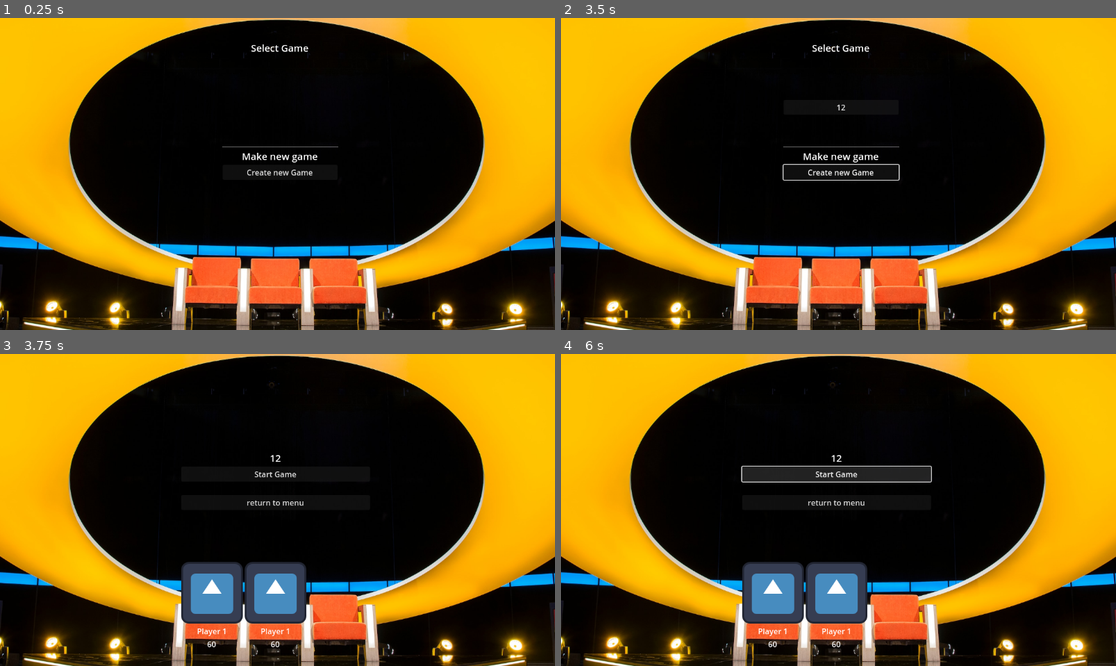
Above: before the commit, frames 1-4 (two rows, left to right).
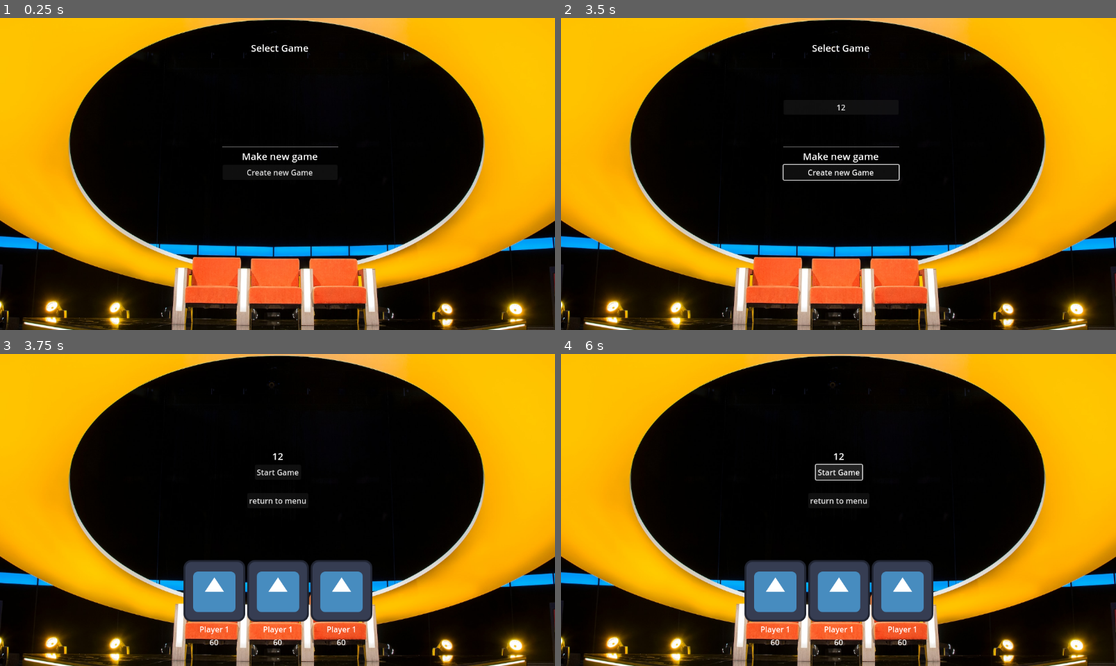
Above: after the commit, the same moments.

Repository: julesbauw/DeSlimsteMensMaker
Game: Godot game, scene res://scenes/menu.tscn
The game is run twice, just before and just after one commit, with the same random seed, the same clock (stepped at 60 frames per second) and the same inputs. The engine's default icon, where the game draws it, is replaced by a stand-in: a white triangle on a blue panel in a dark square.
Inputs (mouse positions are in pixels of both pictures, inside the frame that each line leads up to):
- Up to frame 1 (0.25 s): no input
- Up to frame 2 (3.5 s): click "Create new Game" at 0.5 s; click (838, 170) at 1.27 s; type "12" at 1.35 s; click "Create new Game" at 2 s; click "OK" at 2.75 s
- Up to frame 3 (3.75 s): click "12" at 3.5 s
- Up to frame 4 (6 s): click "return to menu" at 4.25 s; click "12" at 5 s; click "Start Game" at 5.75 s

Frames 1-2 are identical in both runs. In frame 3, 4.3% of the frame differs, in the area x 32-68%, y 31-94%; in frame 4, 5.9%.

Commit message:
file_parser

Diff:
--- a/project.godot
+++ b/project.godot
@@ -17,4 +17,6 @@
 
 [autoload]
 
-GameManager="*res://scripts/game_manager.gd"
+GameManager="*res://scripts/globals/game_manager.gd"
+GameFileManager="*res://scripts/globals/game_file_manager.gd"
+FileParser="*res://scripts/globals/file_parser.gd"
--- a/resources/rounds/3-6-9.tres
+++ b/resources/rounds/3-6-9.tres
@@ -1,7 +1,7 @@
 [gd_resource type="Resource" script_class="RoundDirectory" load_steps=4 format=3 uid="uid://ckhqum70rdcpl"]
 
-[ext_resource type="Script" uid="uid://b6hc077fyr7h1" path="res://scripts/round_directory.gd" id="1_6ejm7"]
-[ext_resource type="Script" uid="uid://0kh8yiti1mm3" path="res://scripts/question_files.gd" id="1_s6vc5"]
+[ext_resource type="Script" uid="uid://b6hc077fyr7h1" path="res://scripts/resources/round_directory.gd" id="1_6ejm7"]
+[ext_resource type="Script" uid="uid://0kh8yiti1mm3" path="res://scripts/resources/question_files.gd" id="1_s6vc5"]
 
 [sub_resource type="Resource" id="Resource_ysa4r"]
 script = ExtResource("1_s6vc5")
--- a/resources/rounds/collectief_geheugen.tres
+++ b/resources/rounds/collectief_geheugen.tres
@@ -1,7 +1,7 @@
 [gd_resource type="Resource" script_class="RoundDirectory" load_steps=4 format=3 uid="uid://dtr8o0u1sag8q"]
 
-[ext_resource type="Script" uid="uid://0kh8yiti1mm3" path="res://scripts/question_files.gd" id="1_yfejy"]
-[ext_resource type="Script" uid="uid://b6hc077fyr7h1" path="res://scripts/round_directory.gd" id="2_8nseh"]
+[ext_resource type="Script" uid="uid://0kh8yiti1mm3" path="res://scripts/resources/question_files.gd" id="1_yfejy"]
+[ext_resource type="Script" uid="uid://b6hc077fyr7h1" path="res://scripts/resources/round_directory.gd" id="2_8nseh"]
 
 [sub_resource type="Resource" id="Resource_yfejy"]
 script = ExtResource("1_yfejy")
--- a/resources/rounds/foto.tres
+++ b/resources/rounds/foto.tres
@@ -1,7 +1,7 @@
 [gd_resource type="Resource" script_class="RoundDirectory" load_steps=3 format=3 uid="uid://dnqk2suyt0808"]
 
-[ext_resource type="Script" uid="uid://0kh8yiti1mm3" path="res://scripts/question_files.gd" id="1_kp613"]
-[ext_resource type="Script" uid="uid://b6hc077fyr7h1" path="res://scripts/round_directory.gd" id="2_i357k"]
+[ext_resource type="Script" uid="uid://0kh8yiti1mm3" path="res://scripts/resources/question_files.gd" id="1_kp613"]
+[ext_resource type="Script" uid="uid://b6hc077fyr7h1" path="res://scripts/resources/round_directory.gd" id="2_i357k"]
 
 [resource]
 script = ExtResource("2_i357k")
--- a/resources/rounds/open-deur.tres
+++ b/resources/rounds/open-deur.tres
@@ -1,7 +1,7 @@
 [gd_resource type="Resource" script_class="RoundDirectory" load_steps=4 format=3 uid="uid://bad1jsidknlti"]
 
-[ext_resource type="Script" uid="uid://0kh8yiti1mm3" path="res://scripts/question_files.gd" id="1_m71wh"]
-[ext_resource type="Script" uid="uid://b6hc077fyr7h1" path="res://scripts/round_directory.gd" id="2_gc3il"]
+[ext_resource type="Script" uid="uid://0kh8yiti1mm3" path="res://scripts/resources/question_files.gd" id="1_m71wh"]
+[ext_resource type="Script" uid="uid://b6hc077fyr7h1" path="res://scripts/resources/round_directory.gd" id="2_gc3il"]
 
 [sub_resource type="Resource" id="Resource_ysa4r"]
 script = ExtResource("1_m71wh")
--- a/resources/rounds/puzzel.tres
+++ b/resources/rounds/puzzel.tres
@@ -1,7 +1,7 @@
 [gd_resource type="Resource" script_class="RoundDirectory" load_steps=4 format=3 uid="uid://delt41grbabbt"]
 
-[ext_resource type="Script" uid="uid://0kh8yiti1mm3" path="res://scripts/question_files.gd" id="1_endrw"]
-[ext_resource type="Script" uid="uid://b6hc077fyr7h1" path="res://scripts/round_directory.gd" id="2_hbpbw"]
+[ext_resource type="Script" uid="uid://0kh8yiti1mm3" path="res://scripts/resources/question_files.gd" id="1_endrw"]
+[ext_resource type="Script" uid="uid://b6hc077fyr7h1" path="res://scripts/resources/round_directory.gd" id="2_hbpbw"]
 
 [sub_resource type="Resource" id="Resource_ysa4r"]
 script = ExtResource("1_endrw")
--- a/resources/test_data/test_player.tres
+++ b/resources/test_data/test_player.tres
@@ -1,6 +1,6 @@
 [gd_resource type="Resource" script_class="Player" load_steps=2 format=3 uid="uid://c4pe8e4b55bcf"]
 
-[ext_resource type="Script" uid="uid://dfygol6ypeubc" path="res://scripts/player.gd" id="1_aorta"]
+[ext_resource type="Script" uid="uid://dfygol6ypeubc" path="res://scripts/resources/player.gd" id="1_aorta"]
 
 [resource]
 script = ExtResource("1_aorta")
--- a/scenes/menuUI.tscn
+++ b/scenes/Select_game.tscn
@@ -3,7 +3,7 @@
 [ext_resource type="LabelSettings" uid="uid://d0bm2ccwelpyo" path="res://menu/menu_text.tres" id="1_1qkbt"]
 [ext_resource type="Script" uid="uid://nhs16fywasjq" path="res://scripts/Menu/game_select_state.gd" id="1_34fkm"]
 
-[node name="Control" type="Control" node_paths=PackedStringArray("game_list", "name_input", "popup")]
+[node name="Select_Game" type="Control" node_paths=PackedStringArray("game_list", "name_input", "popup")]
 layout_mode = 3
 anchors_preset = 15
 anchor_right = 1.0
--- a/scenes/menu.tscn
+++ b/scenes/menu.tscn
@@ -4,7 +4,7 @@
 [ext_resource type="AudioStream" uid="uid://bsxt05fdyl2is" path="res://resources/audio/music.mp3" id="1_vjb58"]
 [ext_resource type="Texture2D" uid="uid://cspx7dqqa5mdb" path="res://resources/images/back2.jpeg" id="2_con2f"]
 [ext_resource type="PackedScene" uid="uid://qbaveq8wf24l" path="res://scenes/start_game_UI.tscn" id="4_4ytvr"]
-[ext_resource type="PackedScene" uid="uid://ul0tf1hkepw6" path="res://scenes/menuUI.tscn" id="4_mhnvy"]
+[ext_resource type="PackedScene" uid="uid://ul0tf1hkepw6" path="res://scenes/Select_game.tscn" id="4_mhnvy"]
 
 [node name="Menu" type="Node2D"]
 
@@ -34,6 +34,7 @@
 metadata/_custom_type_script = "uid://bw837kucbrn8k"
 
 [node name="game_select" parent="StateMachineUI" instance=ExtResource("4_mhnvy")]
+visible = false
 layout_mode = 1
 offset_left = 6.0
 offset_top = -295.0
@@ -43,8 +44,7 @@
 [node name="StartGameUI" parent="StateMachineUI" instance=ExtResource("4_4ytvr")]
 visible = false
 layout_mode = 1
-offset_left = -4.0
-offset_top = -173.0
-offset_right = -4.0
-offset_bottom = -173.0
-state = 1
+offset_left = 88.0
+offset_top = -145.0
+offset_right = 88.0
+offset_bottom = -145.0
--- a/scenes/start_game_UI.tscn
+++ b/scenes/start_game_UI.tscn
@@ -4,78 +4,90 @@
 [ext_resource type="LabelSettings" uid="uid://d0bm2ccwelpyo" path="res://menu/menu_text.tres" id="2_0oegl"]
 [ext_resource type="PackedScene" uid="uid://b4peqit17xsec" path="res://scenes/player_ui.tscn" id="3_0oegl"]
 
-[node name="StartGameUI" type="Control" node_paths=PackedStringArray("player_list", "game_name")]
+[node name="Start_game" type="Control" node_paths=PackedStringArray("player_list", "game_name")]
 layout_mode = 3
-anchors_preset = 15
-anchor_right = 1.0
-anchor_bottom = 1.0
-grow_horizontal = 2
-grow_vertical = 2
+anchors_preset = 0
+offset_top = 494.0
+offset_right = 524.0
+offset_bottom = 494.0
 script = ExtResource("1_6dibe")
-player_list = NodePath("SelectGame/HBoxContainer")
-game_name = NodePath("SelectGame/Label")
+player_list = NodePath("Start_game/HBoxContainer")
+game_name = NodePath("Start_game/Label")
+state = 1
 
-[node name="SelectGame" type="VBoxContainer" parent="."]
+[node name="Start_game" type="VBoxContainer" parent="."]
 layout_mode = 1
 anchors_preset = 5
 anchor_left = 0.5
 anchor_right = 0.5
-offset_left = -195.5
-offset_top = 32.0
-offset_right = 196.5
-offset_bottom = 428.0
+offset_left = -262.0
+offset_right = 130.0
+offset_bottom = 490.0
 grow_horizontal = 2
 alignment = 1
 
-[node name="Label" type="Label" parent="SelectGame"]
+[node name="Label" type="Label" parent="Start_game"]
 layout_mode = 2
+size_flags_horizontal = 4
 text = "QUIZ"
 label_settings = ExtResource("2_0oegl")
 horizontal_alignment = 1
 vertical_alignment = 1
 
-[node name="Button" type="Button" parent="SelectGame"]
+[node name="Button" type="Button" parent="Start_game"]
 layout_mode = 2
+size_flags_horizontal = 4
 text = "Start Game"
 
-[node name="Space3" type="Control" parent="SelectGame"]
+[node name="Space3" type="Control" parent="Start_game"]
 custom_minimum_size = Vector2(0, 20)
 layout_mode = 2
 
-[node name="return_button" type="Button" parent="SelectGame"]
+[node name="return_button" type="Button" parent="Start_game"]
 layout_mode = 2
+size_flags_horizontal = 4
 text = "return to menu
 "
 
-[node name="Space" type="Control" parent="SelectGame"]
+[node name="Space" type="Control" parent="Start_game"]
 custom_minimum_size = Vector2(0, 100)
 layout_mode = 2
 
-[node name="HBoxContainer" type="HBoxContainer" parent="SelectGame"]
+[node name="HBoxContainer" type="HBoxContainer" parent="Start_game"]
+layout_mode = 2
+size_flags_horizontal = 0
+
+[node name="Player_UI" parent="Start_game/HBoxContainer" instance=ExtResource("3_0oegl")]
 layout_mode = 2
 
-[node name="Player_UI" parent="SelectGame/HBoxContainer" instance=ExtResource("3_0oegl")]
+[node name="VBoxContainer2" parent="Start_game/HBoxContainer" instance=ExtResource("3_0oegl")]
 layout_mode = 2
 
-[node name="VBoxContainer2" parent="SelectGame/HBoxContainer" instance=ExtResource("3_0oegl")]
+[node name="PlayerUI" parent="Start_game/HBoxContainer" instance=ExtResource("3_0oegl")]
 layout_mode = 2
 
-[node name="Space2" type="Control" parent="SelectGame"]
+[node name="Space2" type="Control" parent="Start_game"]
 custom_minimum_size = Vector2(0, 70)
 layout_mode = 2
 
-[node name="AcceptDialog" type="AcceptDialog" parent="."]
+[node name="StartGameUI" type="Control" parent="Start_game" node_paths=PackedStringArray("player_list", "game_name")]
+layout_mode = 2
+script = ExtResource("1_6dibe")
+player_list = NodePath("../HBoxContainer")
+game_name = NodePath("../Label")
 
-[node name="VBoxContainer" type="VBoxContainer" parent="AcceptDialog"]
+[node name="AcceptDialog" type="AcceptDialog" parent="Start_game/StartGameUI"]
+
+[node name="VBoxContainer" type="VBoxContainer" parent="Start_game/StartGameUI/AcceptDialog"]
 offset_right = 40.0
 offset_bottom = 40.0
 
-[node name="Label" type="Label" parent="AcceptDialog/VBoxContainer"]
+[node name="Label" type="Label" parent="Start_game/StartGameUI/AcceptDialog/VBoxContainer"]
 layout_mode = 2
 text = "Game name:"
 label_settings = ExtResource("2_0oegl")
 
-[node name="LineEdit" type="LineEdit" parent="AcceptDialog/VBoxContainer"]
+[node name="LineEdit" type="LineEdit" parent="Start_game/StartGameUI/AcceptDialog/VBoxContainer"]
 layout_mode = 2
 
-[connection signal="pressed" from="SelectGame/return_button" to="." method="_on_return_button_pressed"]
+[connection signal="pressed" from="Start_game/return_button" to="." method="_on_return_button_pressed"]
--- a/scripts/Menu/game_select_state.gd
+++ b/scripts/Menu/game_select_state.gd
@@ -8,13 +8,11 @@
 
 const GAMES_DIR := "user://games"
 
-const ROUNDS_DIR := "resources/rounds/"
-
 func enter_state():
 	super.enter_state()
 	# load UI of existing games
 	_load_games()
-	GameManager.reset()
+	GameManager.reset() #RESET GAMEMANAGER
 
 func leave_state():
 	super.leave_state()
@@ -54,8 +52,17 @@
 	)
 	game_list.add_child(button)
 
+### SET IMPORTANT INFO TO THE GAME MANAGER!!
 func _select_game(game_name: String):
 	GameManager.GAME_NAME = game_name
+	var player_dir_name = GAMES_DIR + "/" + GameManager.GAME_NAME + "/" + "players"
+
+	if not DirAccess.dir_exists_absolute(player_dir_name):
+		DirAccess.make_dir_absolute(player_dir_name)
+		GameManager.players = []
+	else:
+		GameManager.players = FileParser.parse_players_from_directory(player_dir_name)
+
 	print("Selected game:", GameManager.GAME_NAME)
 	state_machine.switch_state(state_machine.state.START_GAME)
 
@@ -64,80 +71,11 @@
 	popup.popup_centered()
 	name_input.grab_focus()
 
-
-"""
-In this section we make the file directory, TODO -> to other script
-"""
-
 func _on_create_game_popup_confirmed():
 	var game_name := name_input.text.strip_edges()
 	if game_name.is_empty():
 		return
 
 	var path := GAMES_DIR + "/" + game_name
-	if DirAccess.dir_exists_absolute(path):
-		print("Game already exists")
-		return
-
-	DirAccess.make_dir_absolute(path)
-
-	var dir = DirAccess.open(ROUNDS_DIR)
-
-	if !(dir):
-		return
-
-	dir.list_dir_begin()
-	var file_name := dir.get_next()
-
-	## rounds
-
-	while file_name != "":
-		if not dir.current_is_dir() and file_name.ends_with(".tres"):
-			print(file_name)
-			var round_path := ROUNDS_DIR + file_name
-			var resource:RoundDirectory = load(round_path) as RoundDirectory
-
-			var round_directory := path + "/" + resource.name
-
-			DirAccess.make_dir_absolute(round_directory)
-
-			# help text
-
-			var expl_file = FileAccess.open(round_directory + "/help.txt",FileAccess.WRITE)
-			if expl_file == null:
-				push_error("Could not open file: " + round_directory + "/help.txt")
-			expl_file.store_string(resource.help_text)
-			expl_file.close()
-
-			for question_file in resource.init_files:
-				var file_path = round_directory + "/" + question_file.name
-				var file = FileAccess.open(file_path,FileAccess.WRITE)
-				if file == null:
-					push_error("Could not open file: " + file_path)
-					continue
-				file.store_string(question_file.questions)
-				file.close()
-
-			for question_dir_name in resource.init_dir:
-				DirAccess.make_dir_absolute(round_directory + "/" + question_dir_name)
-
-		file_name = dir.get_next()
-
-	## players
-
-	DirAccess.make_dir_absolute(path + "/players")
-	for i in range(3):
-		var file_path := path + "/players/player_example_" + str(i) + ".txt"
-		var file := FileAccess.open(file_path, FileAccess.WRITE)
-
-		if file == null:
-			push_error("Could not open file: " + file_path)
-			continue
-
-		file.store_string(
-			"name: Player" + str(i) + "\n" +
-			"start_score: 60\n"
-		)
-
-		file.close()
+	GameFileManager.create_game_directory(path)
 	_load_games()
--- a/scripts/Menu/start_game_state.gd
+++ b/scripts/Menu/start_game_state.gd
@@ -1,16 +1,25 @@
 extends StateUI
+
+
 class_name StartGameState
 
 
 @export var player_list: HBoxContainer
 @export var game_name: Label
 
+const GAMES_DIR := "user://games"
+
 func enter_state():
 	super.enter_state()
 	game_name.text = GameManager.GAME_NAME
 
+
+
 func _on_return_button_pressed():
-	state_machine.switch_state(state_machine.state.SELECT_GAME)
+	if (state_machine != null):
+		state_machine.switch_state(state_machine.state.SELECT_GAME)
+	else:
+		push_error("No state_machine found for state: " + str(state))
 
 func _on_start_game_pressed():
 	pass
--- a/scripts/Menu/state_machine_ui.gd
+++ b/scripts/Menu/state_machine_ui.gd
@@ -10,17 +10,17 @@
 	EDIT_GAME,
 }
 
-var states = {}
+var states:Dictionary = {}
 
 var current_state:StateUI
 
 func _ready() -> void:
 
 	for child in self.get_children():
-		var child_state = child as StateUI
-		if (!child_state):
+		var child_state := child as StateUI
+		if child_state == null:
 			continue
-		child_state.state_machine = self
+		child_state.set_state_machine(self)
 		states[child_state.state] = child_state
 
 	if initial_state:
@@ -32,7 +32,7 @@
 
 	var new_state = states.get(new_state_enum)
 
-	if (!new_state):
+	if (new_state == null):
 		return
 
 	if current_state:
@@ -40,3 +40,5 @@
 
 	current_state = new_state
 	new_state.enter_state()
+	for s in states:
+		print(states[s].state_machine)
--- a/scripts/Menu/state_ui.gd
+++ b/scripts/Menu/state_ui.gd
@@ -17,3 +17,7 @@
 
 func leave_state():
     self.visible = false
+
+
+func set_state_machine(state_m:StateMachineUI):
+    state_machine = state_m
--- /dev/null
+++ b/scripts/globals/file_parser.gd
@@ -0,0 +1,94 @@
+extends Node
+
+
+"""
+This class reads files and parses them
+"""
+
+const FILE_DILIMITER = ":"
+
+func parse_players_from_directory(player_dir_name) -> Array[Player]:
+
+	var player_dir = DirAccess.open(player_dir_name)
+
+	player_dir.list_dir_begin()
+	var player_file_name = player_dir.get_next()
+
+	var players:Array[Player] = []
+
+	while player_file_name != "":
+		if not player_dir.current_is_dir() and player_file_name.ends_with(".txt"):
+			var player_file_path = player_dir_name + "/" + player_file_name
+			var player = FileParser.parse_player_file(player_file_path)
+			if (player != null):
+				players.append(player)
+		player_file_name = player_dir.get_next()
+
+	for player in players:
+		var full_image_path = player_dir_name + "/" + player.image_path
+		if player.image_path != "" and FileAccess.file_exists(full_image_path):
+			print("image_found")
+			player.image = load(full_image_path)
+
+	return players
+
+func parse_player_file(file_path:String) -> Player:
+
+
+	var player_dict = parse_file_to_dict(file_path)
+
+	var player:Player = Player.new()
+
+	resource_fill_fields(player,player_dict)
+
+	return player
+
+
+func parse_file_to_dict(file_path:String) -> Dictionary:
+
+	var file = FileAccess.open(file_path,FileAccess.READ)
+
+	if not file:
+		return {}
+
+	var result = {}
+
+	var line  = file.get_line()
+
+	while not file.eof_reached():
+		var split_line = line.split(FILE_DILIMITER,true,1)
+
+		if len(split_line) < 2:
+			line = file.get_line()
+			continue
+
+		var field = split_line[0].strip_edges()
+		var value = split_line[1].strip_edges()
+
+		result[field] = value
+		line = file.get_line()
+
+	return result
+
+
+func resource_fill_fields(res: Resource, data: Dictionary):
+	var properties = {}
+	for prop_dict in res.get_property_list():
+		properties[prop_dict["name"]] = null
+
+	for key in data.keys():
+		if key in properties:
+
+			var value = data[key]
+
+			var prop_type = typeof(res.get(key))
+
+			match prop_type:
+				TYPE_INT:
+					res.set(key,int(value))
+				TYPE_FLOAT:
+					res.set(key,float(value))
+				TYPE_STRING:
+					res.set(key,str(value))
+				_:
+					res.set(key,value)
--- /dev/null
+++ b/scripts/globals/game_file_manager.gd
@@ -0,0 +1,82 @@
+extends Node
+
+
+"""
+This class manages the save files of the games
+"""
+
+const ROUNDS_DIR := "resources/rounds/" # path of default rounds resources, they are needed to have a example game
+
+
+
+"""
+In this fucntion we make the game directory
+"""
+
+func create_game_directory(path:String):
+
+	if DirAccess.dir_exists_absolute(path):
+		print("Game already exists")
+		return
+
+	DirAccess.make_dir_absolute(path)
+
+	var dir = DirAccess.open(ROUNDS_DIR)
+
+	if !(dir):
+		return
+
+	dir.list_dir_begin()
+	var file_name := dir.get_next()
+
+	## rounds
+
+	while file_name != "":
+		if not dir.current_is_dir() and file_name.ends_with(".tres"):
+			print(file_name)
+			var round_path := ROUNDS_DIR + file_name
+			var resource:RoundDirectory = load(round_path) as RoundDirectory
+
+			var round_directory := path + "/" + resource.name
+
+			DirAccess.make_dir_absolute(round_directory)
+
+			# help text
+
+			var expl_file = FileAccess.open(round_directory + "/help.txt",FileAccess.WRITE)
+			if expl_file == null:
+				push_error("Could not open file: " + round_directory + "/help.txt")
+			expl_file.store_string(resource.help_text)
+			expl_file.close()
+
+			for question_file in resource.init_files:
+				var file_path = round_directory + "/" + question_file.name
+				var file = FileAccess.open(file_path,FileAccess.WRITE)
+				if file == null:
+					push_error("Could not open file: " + file_path)
+					continue
+				file.store_string(question_file.questions)
+				file.close()
+
+			for question_dir_name in resource.init_dir:
+				DirAccess.make_dir_absolute(round_directory + "/" + question_dir_name)
+
+		file_name = dir.get_next()
+
+	## players
+
+	DirAccess.make_dir_absolute(path + "/players")
+	for i in range(3):
+		var file_path := path + "/players/player_example_" + str(i) + ".txt"
+		var file := FileAccess.open(file_path, FileAccess.WRITE)
+
+		if file == null:
+			push_error("Could not open file: " + file_path)
+			continue
+
+		file.store_string(
+			"name: Player" + str(i) + "\n" +
+			"start_score: 60\n"
+		)
+
+		file.close()
--- a/scripts/player.gd
+++ b/scripts/resources/player.gd
@@ -6,4 +6,6 @@
 
 @export var score:int
 
-@export var image:Image
+@export var image_path:String
+
+@export var image:Texture2D
Not shown, added: scripts/globals/file_parser.gd.uid
Not shown, added: scripts/globals/game_file_manager.gd.uid
Renamed: scripts/game_manager.gd -> scripts/globals/game_manager.gd
Renamed: scripts/game_manager.gd.uid -> scripts/globals/game_manager.gd.uid
Renamed: scripts/player.gd.uid -> scripts/resources/player.gd.uid
Renamed: scripts/question_files.gd -> scripts/resources/question_files.gd
Renamed: scripts/question_files.gd.uid -> scripts/resources/question_files.gd.uid
Renamed: scripts/round_directory.gd -> scripts/resources/round_directory.gd
Renamed: scripts/round_directory.gd.uid -> scripts/resources/round_directory.gd.uid
